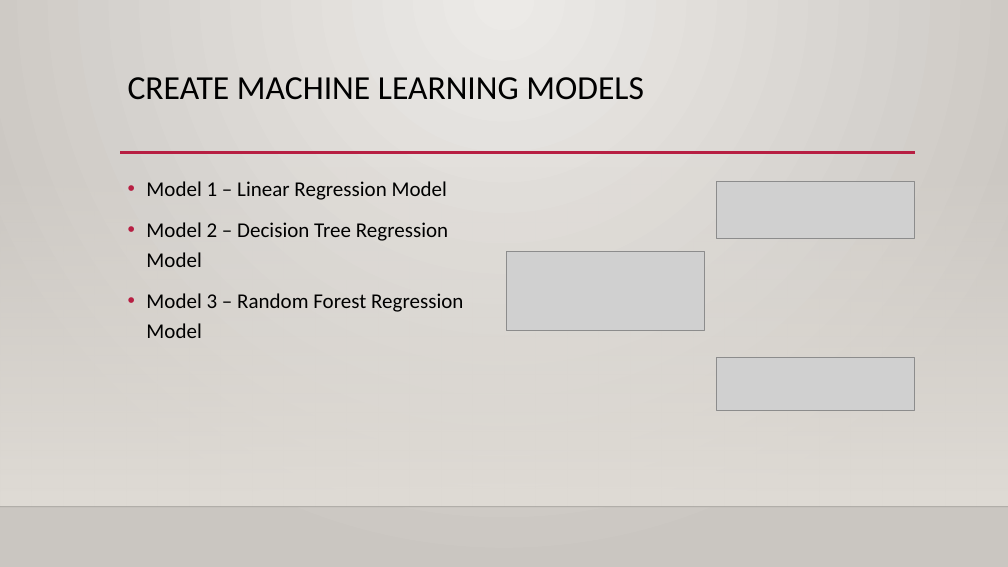
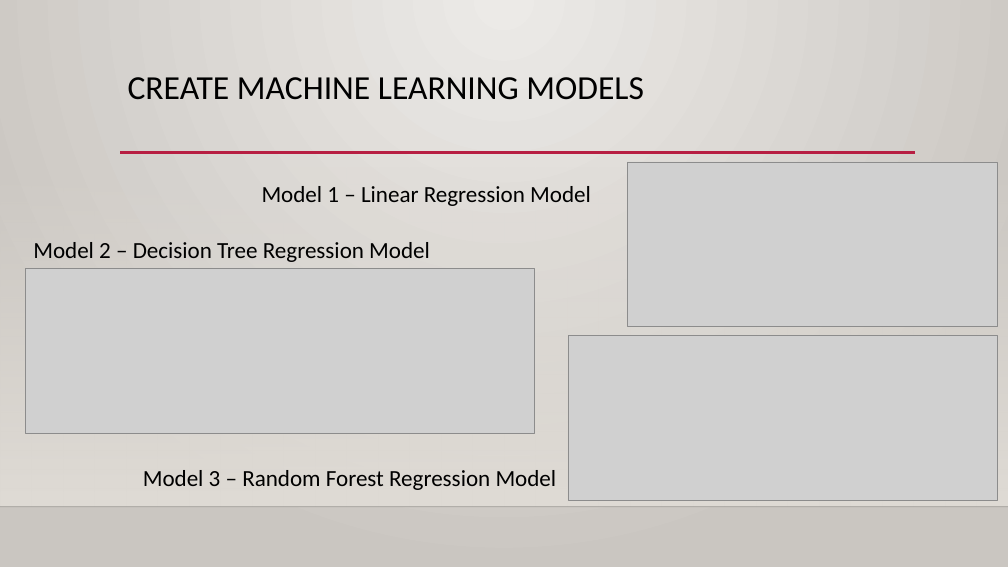
Before and after one commit to TroyFoote/Exploring_Perth_House_Prices, a slide deck: slide 7 of Exploring perth house prices.pptx. Drawn at 1008x567 pixels with LibreOffice and Linux fonts; fonts in the diff are those of the drawing; grey boxes stand for pictures; background and template pictures are left out. Boxes give left, top, right and bottom in pixels: in the first picture for what was removed or moved away, otherwise in the second. Text is boxed around its words. In the diff, an @@ line names an element or a change of style, - is before the commit and + after.

```diff
--- a/Exploring perth house prices.pptx
+++ b/Exploring perth house prices.pptx
@@ text "Model 1 – Linear Regression ...": place and size @@
-text "Model 1 – Linear Regression ..." at (146,181,463,338)
+text "Model 1 – Linear Regression ..." at (262,186,591,206)
@@ text "Model 1 – Linear Regression ..." at (262,186,591,206): size 20 to 22 pt; bullet • to none @@
@@ picture added at (628,162,998,327) @@
@@ picture removed at (717,181,914,238) @@
@@ text at (146,222,463,338): paragraphs removed @@
-• Model 2 – Decision Tree Regression Model
-• Model 3 – Random Forest Regression Model
@@ picture added at (26,268,535,434) @@
@@ text added at (33,242,430,262), 22 pt, text #000000 @@
+Model 2 – Decision Tree Regression Model
@@ picture removed at (507,251,705,330) @@
@@ picture added at (568,335,997,501) @@
@@ picture removed at (717,357,914,411) @@
@@ text added at (143,470,557,490), 22 pt, text #000000 @@
+Model 3 – Random Forest Regression Model
```
Also in this commit, not shown: 7 other slides changed, 2 slides added, 1 slide removed, 2 other files.
